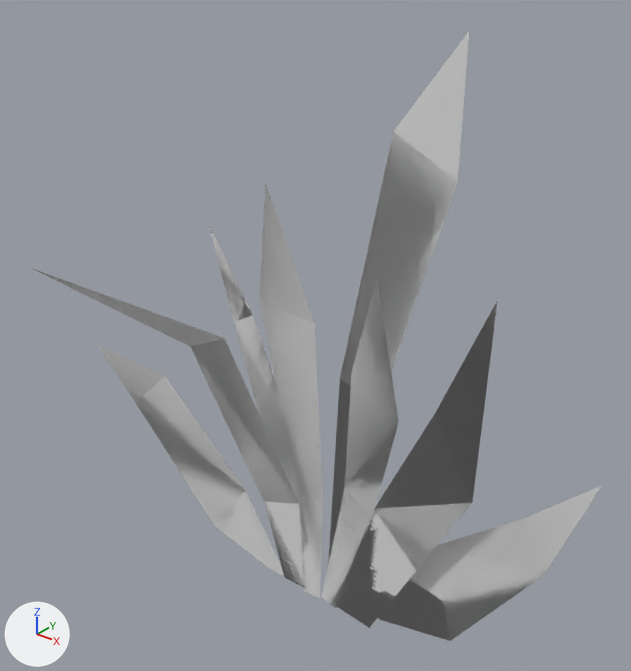
What one commit did to the glTF model public/models/grass-basic.glb.
Rendered twice from a 50 mm camera at (0.845, -1.144, 1.306) aimed at (-0.002, -0.085, 0.65). Every picture has the same lights, and +X, +Y and +Z are marked at lower left. Where no turn or scale is listed for an object, it has been applied to the vertices.

Names of what the first picture shows: 'grass-basic'.
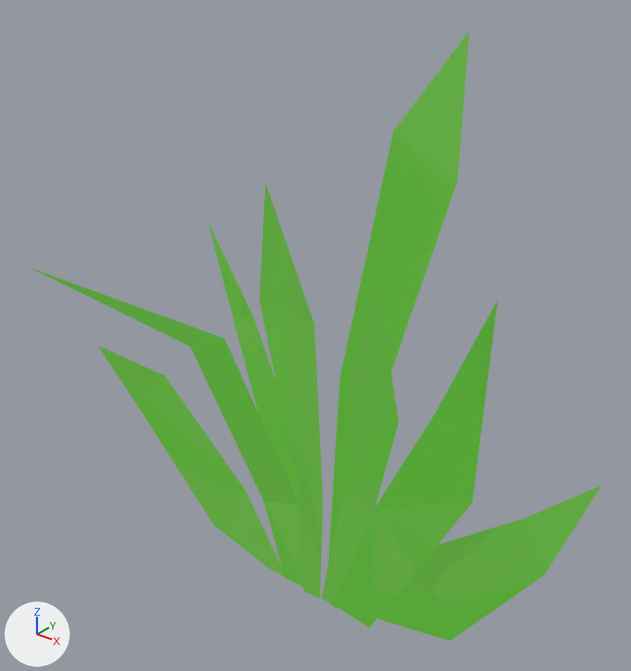
Boxes (x1, y1, x2, y2) around the edits, measured in the pictures (631 x 671 px):
'grass-basic', recoloured (grey to green): (33, 32, 602, 641) in both

What changed in the scene script:
```text
Add img_base:
    img_base = load_image('base', '_unpacked/base', 1024, 1024, 'sRGB')
Add mat_lowpoly_colors_001:
    mat_lowpoly_colors_001 = bpy.data.materials.new('LOWPOLY-COLORS.001')
    # uses the picture img_base
Change me_grass_basic:
    where me_grass_basic.from_pydata(...)  # 94 vertices, 79 faces; spans x -0.565..0.478, y -0.456..0.119, z -0.004..1.14
    remove me_grass_basic.materials.append(mat_lowpoly_colors)  # white #e7e7e7
    add me_grass_basic.materials.append(mat_lowpoly_colors_001)
```
